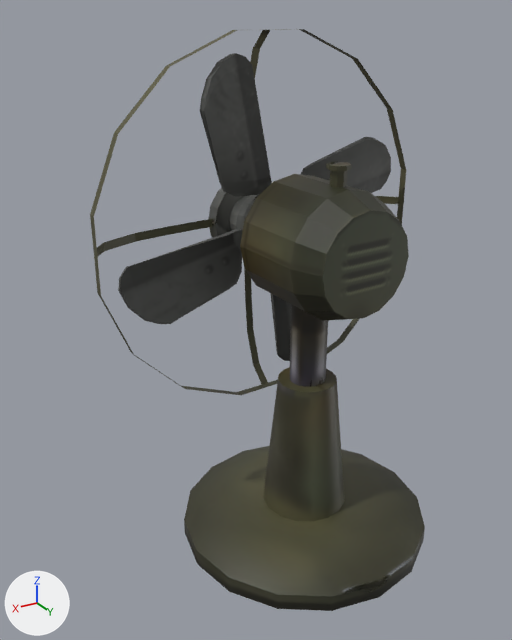
The FBX model Assets/Art/Models/Desk Fan.fbx, before and after one commit.
One viewpoint serves both versions: a 50 mm lens placed at (3.86, 5.49, 5.19), pointed at (0.48, -0.13, 2.38). Every picture has the same lights, and +X, +Y and +Z are marked at lower left. Where no turn or scale is listed for an object, it has been applied to the vertices.

Objects in the first picture: 'Base', 'Fan Body', 'Fan Cage Ring', 'Fan Switch', 'Fans'.
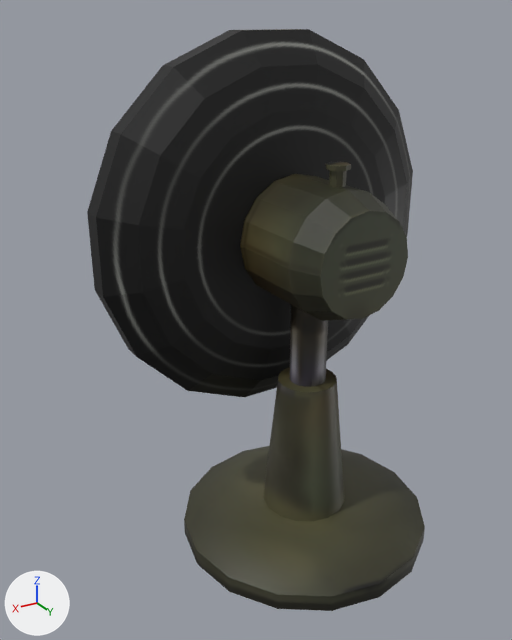
ob_fan_body_axis is not drawn itself; it is the parent of ob_fan_body.

Where the newer file only moved an object's origin or applied its transform, the numbers keep the older frame.

The change in detail:
Material 'Fan Texture' (mat_fan_texture) changes its picture from img_fan_uv_map_512_png to img_fan_uv_map_512_png.
me_body_parent has 112 vertices, 71 faces and spans x -62.0..62.0, y -62.0..62.0, z -49.0..155.0.
me_body_parent is used by ob_fan_body; parent ob_fan_body_axis; location (0.0, -0.000061, -31.56); rotation (0.0, 0.0196, 0.0), in degrees (0, 1.1, 0).
me_body_parent part 1: the whole mesh is turned 90 degrees about the x axis through the mesh origin and scaled by 0.01.
me_cylinder_003 has 208 vertices, 202 faces and spans x -1.69..1.69, y -0.16..0.16, z -1.7..1.7.
me_cylinder_003 is used by ob_fans; location (0.02, -0.65, 3.16).
me_cylinder_003 part 3: the whole mesh is multiplied about its middle by the matrix ((0.992, 0.019, -0.125), (-0.02, 1.0, -0.002), (0.125, 0.005, 0.992)), then moved by (-0.02, 0.0, 0.0).
me_cylinder_008 has 162 vertices, 144 faces and spans x -0.0191..0.019, y -0.019..0.019, z -0.0038..0.0054.
me_cylinder_008 is used by ob_fan_cage; location (0.0, 0.11, 3.16).
me_cylinder_008 part 2: the whole mesh is multiplied about its middle by the matrix ((99.981, 1.963, 0.0), (0.0, 0.0, 100.0), (1.963, -99.981, 0.0)), then moved by (0.0171, -0.7617, 0.0076).
Object 'Fan Body' (ob_fan_body) moves from (0.0, -0.000061, -31.56) to (0.0, 0.316, 0.0).
Object 'Fan Body' (ob_fan_body) turns from (0, 1.1, 0) to (0, 0, 1.1) degrees about x, y and z.
Object 'Fan Body Axis' (ob_fan_body_axis) turns from (90, 0, 1.1) to (0, 0, 0) degrees about x, y and z.
Object 'Fan Body Axis' (ob_fan_body_axis) is rescaled from (0.01, 0.01, 0.01) to (1.0, 1.0, 1.0).

What differs and where, as boxes [x1, y1, x2, y2] in the pictures (512 x 640 px; the box of a moved part takes in the faces that stretch with it):
'Fan Cage', surface changed, reshaped (not visible before): after [87, 29, 413, 397]
'Base', surface changed: [242, 304, 417, 595] in both
'Fan Body', surface changed, moved, turned, rescaled: before [208, 174, 409, 321]; after [240, 174, 408, 321]
'Fans', surface changed: [118, 53, 391, 361] in both
'Fan Cage Ring', surface changed: [90, 29, 406, 395] in both
part 3 of me_cylinder_003, moved or reshaped (not visible afterwards): before [118, 53, 391, 361]
